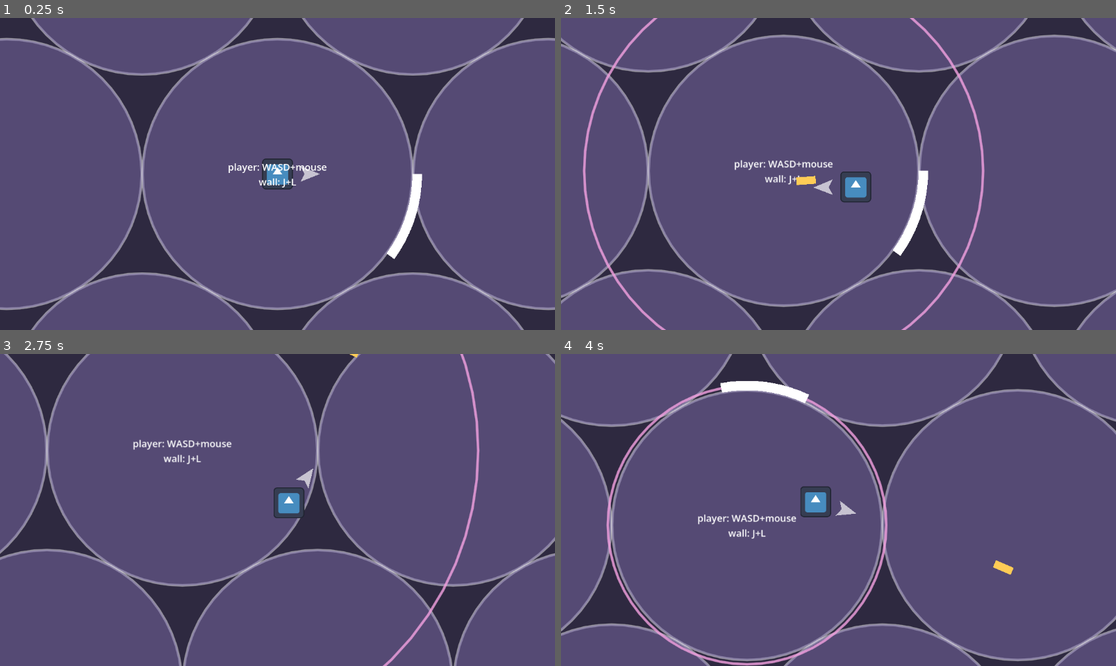
Above: before the commit, frames 1-4 (two rows, left to right).
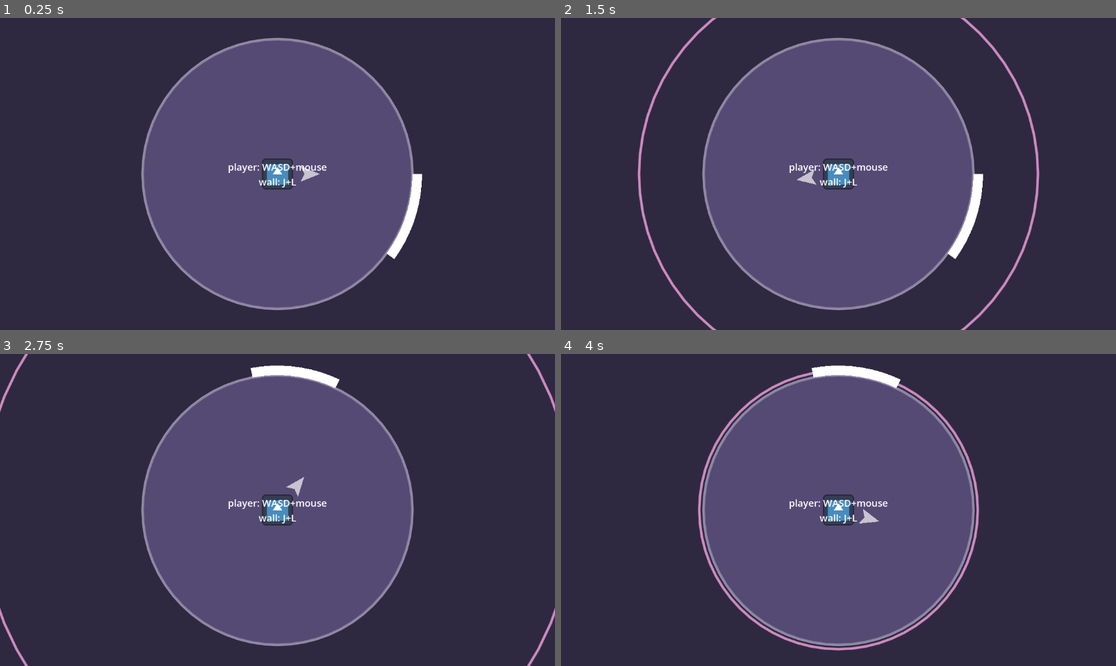
Above: after the commit, the same moments.

Repository: solirides/amazing-game
Game: Godot game, scene res://scenes/world/world.tscn
Two runs of this game, one before a commit and one after it. Both use one fixed random seed, a clock stepped at 60 frames per second and the inputs below. The engine's default icon, where the game draws it, is replaced by a stand-in: a white triangle on a blue panel in a dark square.
Inputs (mouse positions are in pixels of both pictures, inside the frame that each line leads up to):
- Up to frame 1 (0.25 s): no input
- Up to frame 2 (1.5 s): tap Enter at 0.5 s; move the mouse to (960, 158) at 0.52 s; hold Right (ui_right) 0.53-1.28 s; click (960, 158) at 0.6 s; move the mouse to (727, 189) at 1.27 s; hold Down (ui_down) from 1.28 s (still down); click (727, 189) at 1.35 s
- Up to frame 3 (2.75 s): move the mouse to (333, 441) at 2.02 s; release Down (ui_down) at 2.03 s; hold Right (ui_right) from 2.03 s (still down); hold J (wall_ccw) from 2.03 s (still down); click (333, 441) at 2.3 s
- Up to frame 4 (4 s): move the mouse to (810, 572) at 2.77 s; release Right (ui_right) at 2.78 s; release J (wall_ccw) at 2.78 s; hold Up (ui_up) 2.78-3.53 s; tap L (wall_cw) at 2.85 s; click (810, 572) at 3.05 s; move the mouse to (1005, 556) at 3.52 s; hold Left (ui_left) from 3.53 s (still down); click (1005, 556) at 3.6 s

The runs differ from the first frame. In frame 1, 56% of the frame differs, in the area x 0-100%, y 0-100%; in frame 2, 66%; in frame 3, 66%; in frame 4, 68%.

Commit message:
disable the MANY circles

Diff:
--- a/amazing-game/modules/player/player.gd
+++ b/amazing-game/modules/player/player.gd
@@ -5,6 +5,8 @@
 @export var bullet_speed = 1000
 @export var base_health = 100
 var health = 0
+var can_move = false
+var can_shoot = false
 
 # Called when the node enters the scene tree for the first time.
 func _ready() -> void:
@@ -17,13 +19,14 @@
 
 
 func _physics_process(delta: float) -> void:
-	var vector = Input.get_vector("ui_left","ui_right","ui_up","ui_down")
-	vector.normalized()
+	if can_move:
+		var vector = Input.get_vector("ui_left","ui_right","ui_up","ui_down")
+		vector.normalized()
 
-	linear_velocity = vector * speed
+		linear_velocity = vector * speed
 
 	# note: "left_mouse" is an input set in Project>Project settings>Input map
-	if Input.is_action_just_pressed("left_mouse"):
+	if Input.is_action_just_pressed("left_mouse") and can_shoot:
 		shoot()
 
 func _input(event: InputEvent) -> void:
--- a/amazing-game/scenes/world/world.gd
+++ b/amazing-game/scenes/world/world.gd
@@ -3,6 +3,7 @@
 @export var wall_node:Node
 @export var player_node:Node
 @export var circle_display:Node
+@export var circles = 0
 
 var filled_circle_coords = []
 var filled_circle_hex = []
@@ -11,7 +12,7 @@
 
 	circle_display.connect("pulse_reached", player_node._on_pulse_reached)
 
-	create_grid(2)
+	create_grid(circles)
 	create_collision_polygon()
 
 func create_circle(radius:float, res:int, sign:int = 0, offset:Vector2 = Vector2(0,0)):
